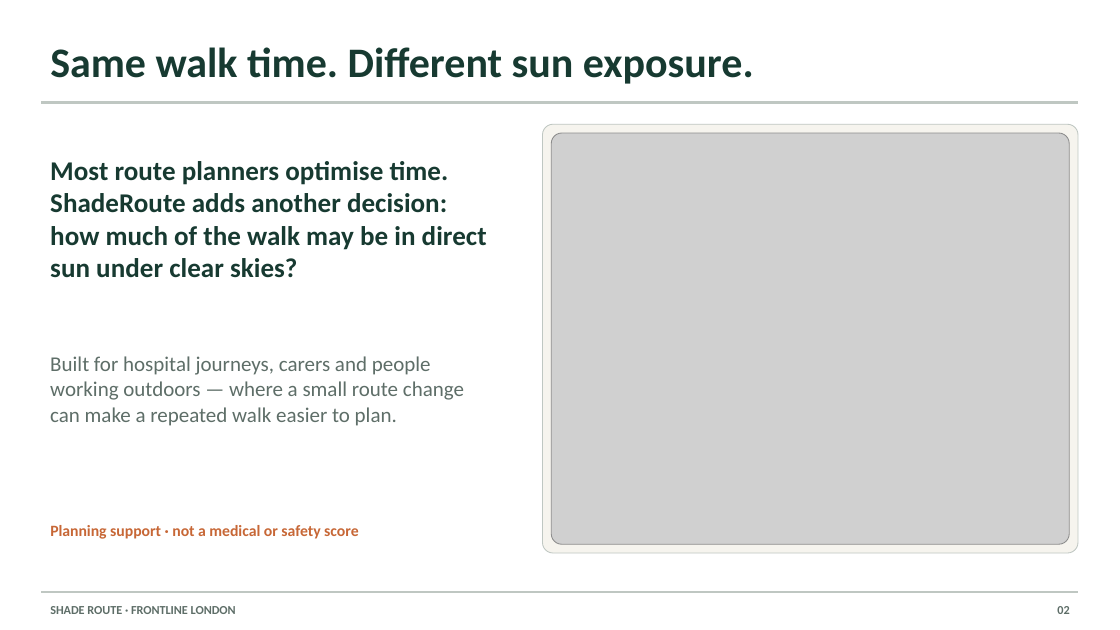
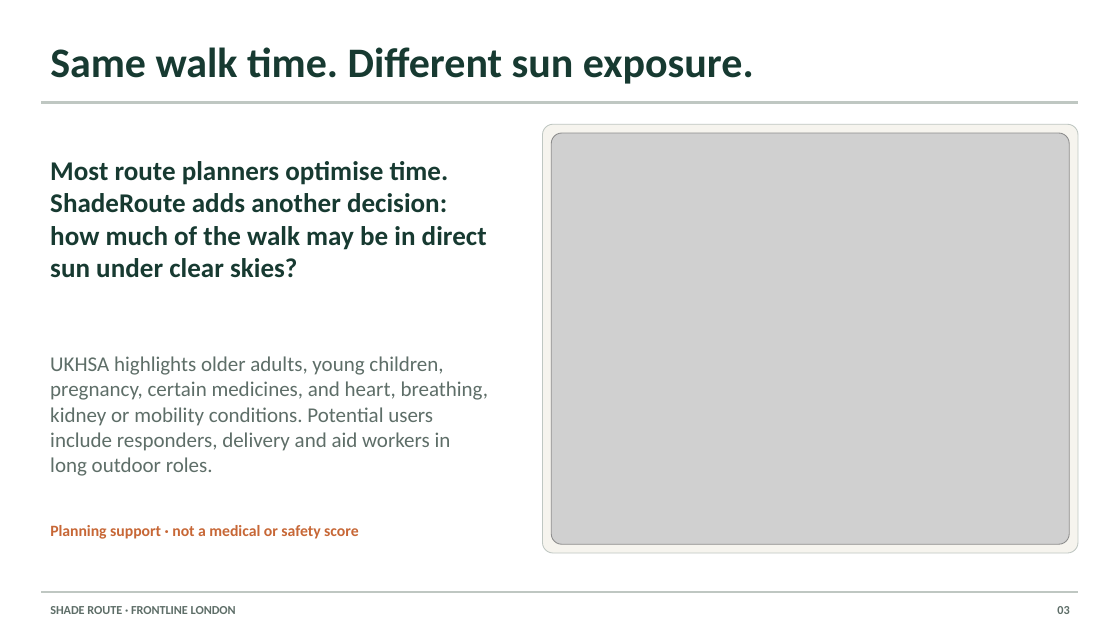
Before and after one commit to MasteraSnackin/shade-route, a slide deck: slide 3 of docs/demo/shaderoute-frontline-london-demo.pptx (slide 2 before the commit). Drawn at 1120x630 pixels with LibreOffice and Linux fonts; fonts in the diff are those of the drawing; grey boxes stand for pictures. Boxes give left, top, right and bottom in pixels: in the first picture for what was removed or moved away, otherwise in the second. Text is boxed around its words. In the diff, an @@ line names an element or a change of style, - is before the commit and + after.

```diff
--- a/docs/demo/shaderoute-frontline-london-demo.pptx
+++ b/docs/demo/shaderoute-frontline-london-demo.pptx
@@ text at <box>50,356,489,476</box>: text changed @@
-Built for hospital journeys, carers and people working outdoors — where a small route change can make a repeated walk easier to plan.
+UKHSA highlights older adults, young children, pregnancy, certain medicines, and heart, breathing, kidney or mobility conditions. Potential users include responders, delivery and aid workers in long outdoor roles.
```
Also in this commit, not shown: 2 other slides changed, 3 slides added, 4 other files.
